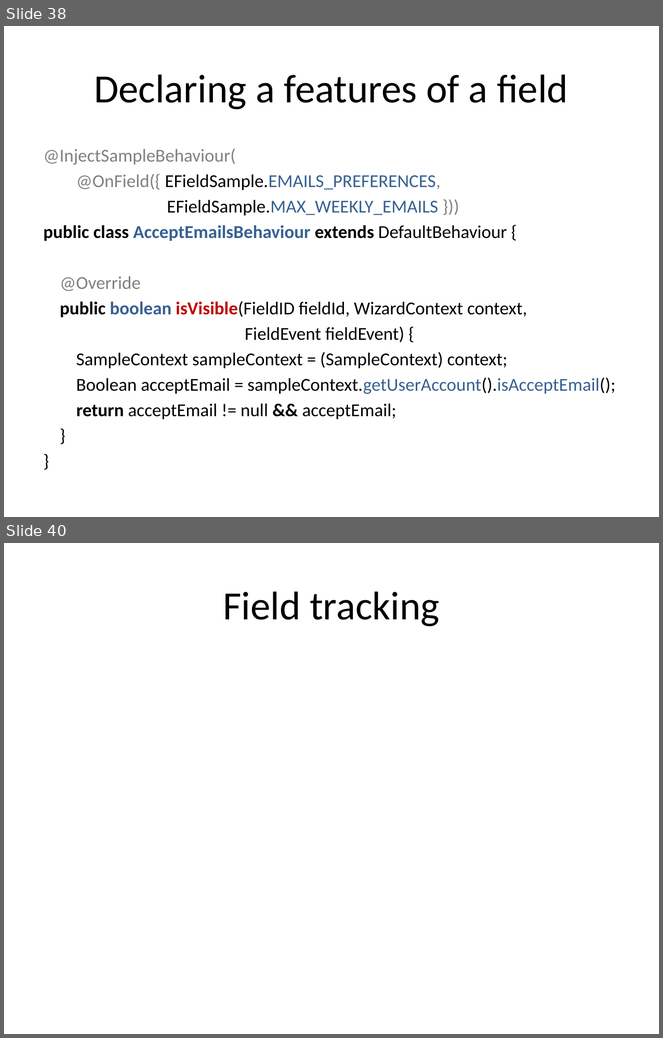
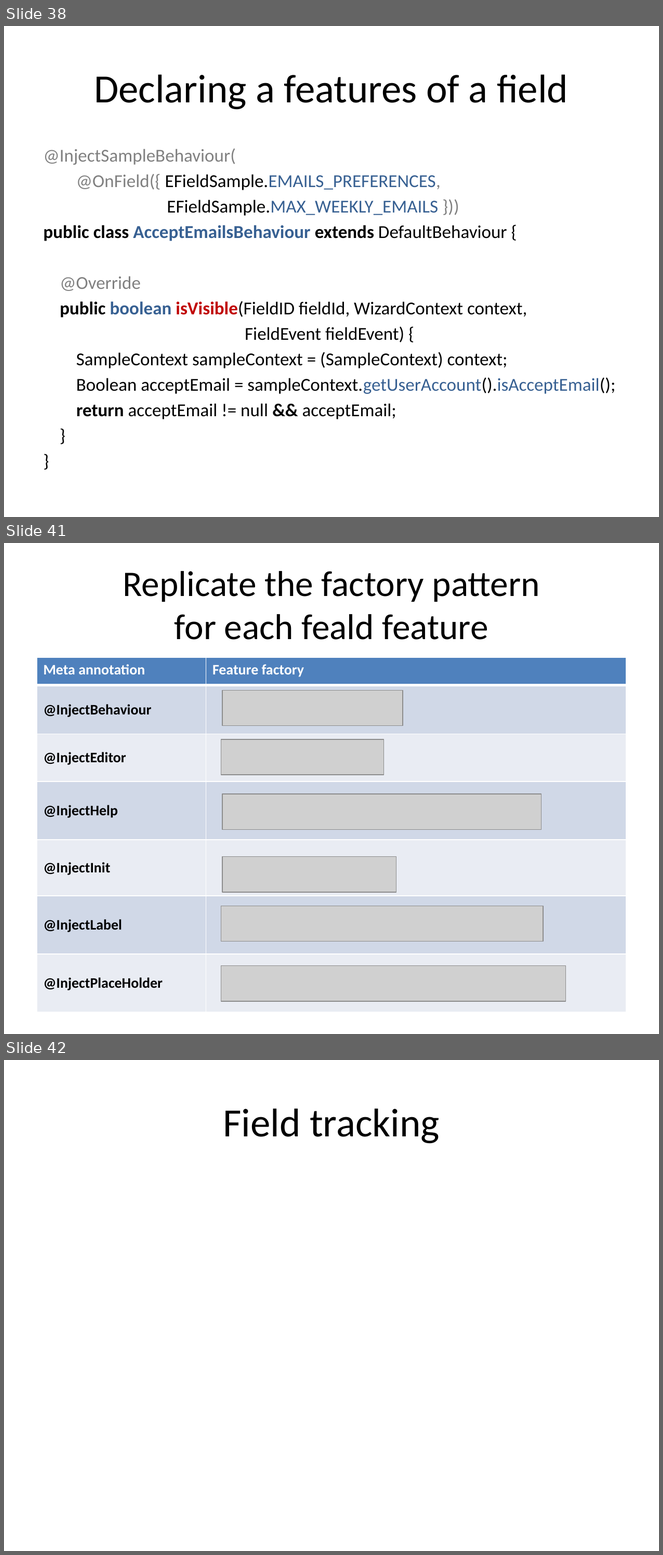
Before and after one commit to lesfurets/mdl4ui, a slide deck: mdl4ui-docs/mdl4ui_cg2013.pptx. Shown one above the other, each under a label of ours: slides 38 and 40 before the commit, slides 38, 41 and 42 after it; the slides between them are not shown. The pictures are 663x1038 and 663x1555 pixels, drawn with LibreOffice and Linux fonts; fonts in the diff are those of the drawing; grey boxes stand for pictures. Boxes give left, top, right and bottom in pixels: in the first picture for what was removed or moved away, otherwise in the second. Text is boxed around its words. In the diff, an @@ line names an element or a change of style, - is before the commit and + after.

Commit message:
added injection pattern slides

```diff
--- a/mdl4ui-docs/mdl4ui_cg2013.pptx
+++ b/mdl4ui-docs/mdl4ui_cg2013.pptx
@@ slide 41 added at <box>4,543,659,1034</box>, background #FFFFFF @@
@@ title added at <box>123,571,540,640</box>, 39.6 pt, text #000000 @@
+Replicate the factory pattern
+for each feald feature
@@ table added at <box>37,657,626,1013</box>, 7 rows, 2 columns @@
+Meta annotation | Feature factory
+@InjectBehaviour | 
+@InjectEditor | 
+@InjectHelp | 
+@InjectInit | 
+@InjectLabel | 
+@InjectPlaceHolder | 
@@ picture added at <box>222,691,402,726</box> @@
@@ picture added at <box>221,740,384,775</box> @@
@@ picture added at <box>222,794,541,830</box> @@
@@ picture added at <box>222,857,397,892</box> @@
@@ picture added at <box>221,906,543,941</box> @@
@@ picture added at <box>221,966,566,1002</box> @@
@@ what was slide 40 is now slide 42 @@
```
Also in this commit, not shown: 1 slide changed, 1 other slide added, 7 other files.
